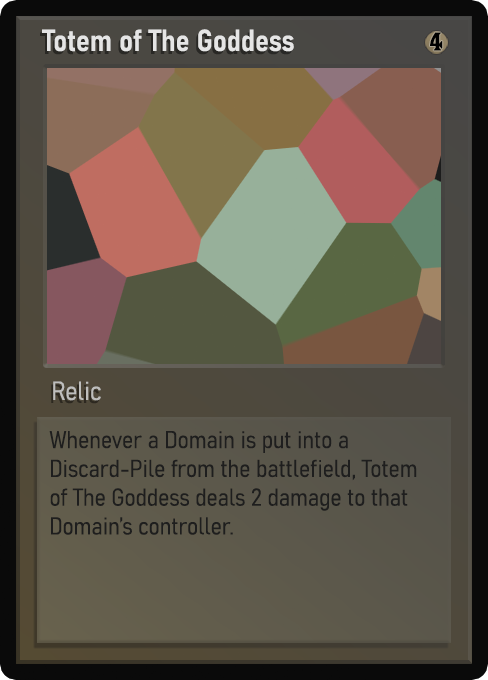
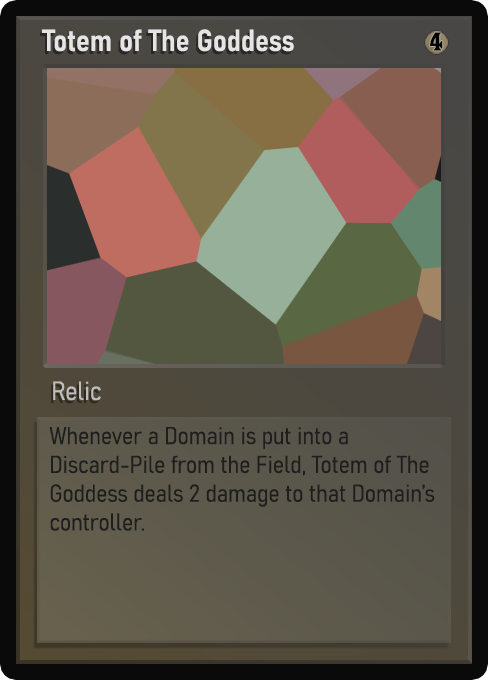
Layer changes from the first w=488, h=680 image to the second:
painted on "Desc_norm" over (x1=49, y1=427, x2=435, y2=535)
